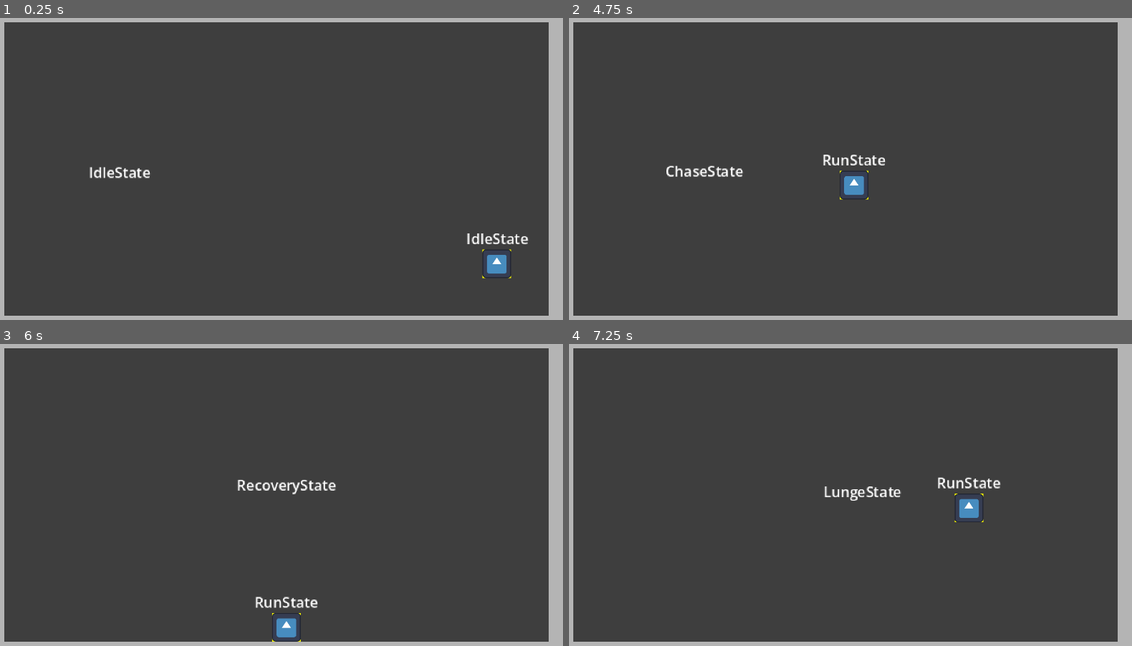
Above: before the commit, frames 1-4 (two rows, left to right).
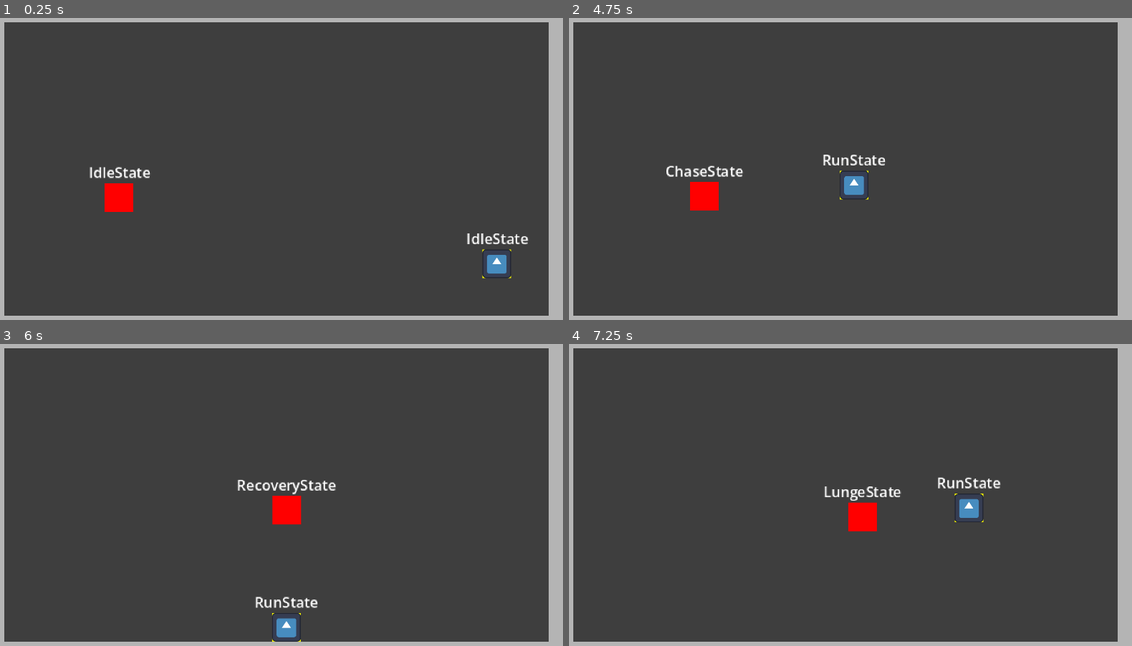
Above: after the commit, the same moments.

Repository: Cedro23/one-step-from-death
Game: Godot game, scene res://main.tscn
Same seed, same stepped clock (60 frames per second), same inputs: the game is played once before the commit and once after it. The engine's default icon, where the game draws it, is replaced by a stand-in: a white triangle on a blue panel in a dark square.
Inputs (mouse positions are in pixels of both pictures, inside the frame that each line leads up to):
- Up to frame 1 (0.25 s): no input
- Up to frame 2 (4.75 s): tap Enter at 0.5, 2 s; move the mouse to (974, 153) at 0.52 s; press the mouse at (974, 153) at 0.53 s; hold D (right) 0.53-1.28 s; tap Space (roll) at 1.25, 1.35, 2.75, 2.85, 4.35 s; move the mouse to (732, 184) at 1.27 s; release the mouse at (732, 184) at 1.28 s; hold S (down) 1.28-2.03 s; move the mouse to (901, 99) at 2.02 s; press the mouse at (901, 99) at 2.03 s; hold D (right) 2.03-2.78 s; move the mouse to (816, 232) at 2.77 s; release the mouse at (816, 232) at 2.78 s; hold W (up) 2.78-3.53 s; click (816, 232) at 2.92 s; move the mouse to (1019, 217) at 3.52 s; press the mouse at (1019, 217) at 3.53 s; hold A (left) from 3.53 s (still down); move the mouse to (675, 120) at 4.27 s; release the mouse at (675, 120) at 4.28 s
- Up to frame 3 (6 s): move the mouse to (304, 495) at 5.02 s; release A (left) at 5.03 s; press the mouse at (304, 495) at 5.03 s; hold S (down) 5.03-5.78 s; move the mouse to (191, 413) at 5.77 s; release the mouse at (191, 413) at 5.78 s; hold D (right) from 5.78 s (still down); tap Space (roll) at 5.85 s
- Up to frame 4 (7.25 s): move the mouse to (974, 479) at 6.52 s; release D (right) at 6.53 s; press the mouse at (974, 479) at 6.53 s; hold W (up) from 6.53 s (still down)

The runs differ from the first frame. In frame 1, 0.5% of the frame differs, in the area x 18-24%, y 54-65%; in frame 2, 0.5%; in frame 3, 0.5%, in the area x 48-54%, y 50-60%; in frame 4, 0.5%.

Commit message:
fix: add polygon2D to shambler

Diff:
--- a/actors/enemies/shambler/shambler.tscn
+++ b/actors/enemies/shambler/shambler.tscn
@@ -62,6 +62,8 @@
 state_machine = NodePath("../StateMachine")
 
 [node name="Polygon2D" type="Polygon2D" parent="." unique_id=647607275]
+color = Color(1, 0, 0, 1)
+polygon = PackedVector2Array(-8, -8, 8, -8, 8, 8, -8, 8)
 
 [node name="CollisionShape2D" type="CollisionShape2D" parent="." unique_id=1535115056]
 shape = SubResource("RectangleShape2D_h2yge")
